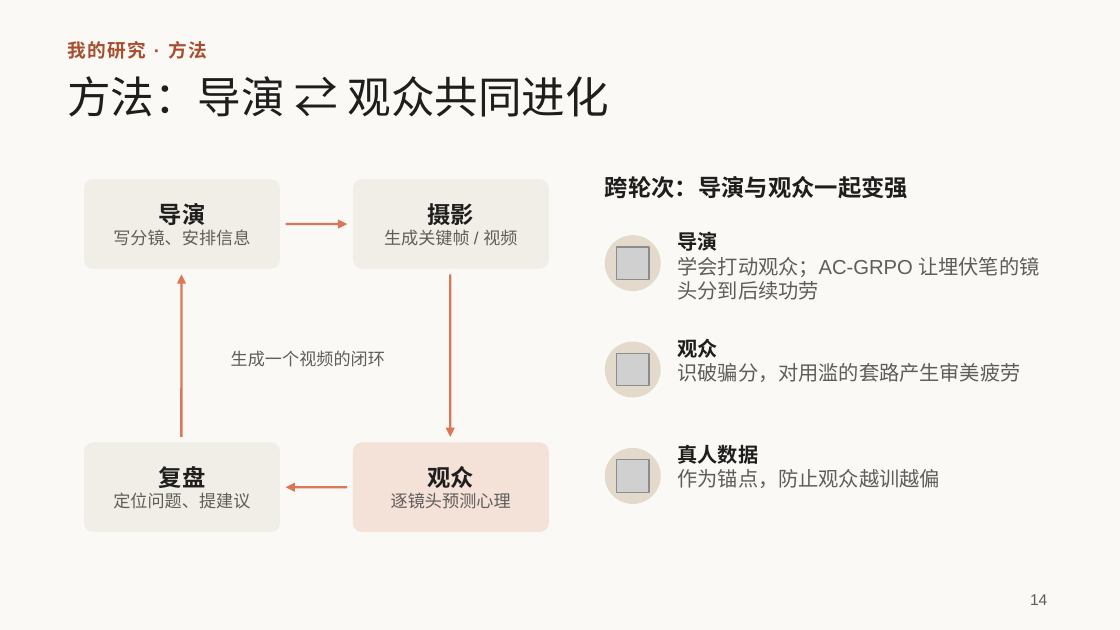
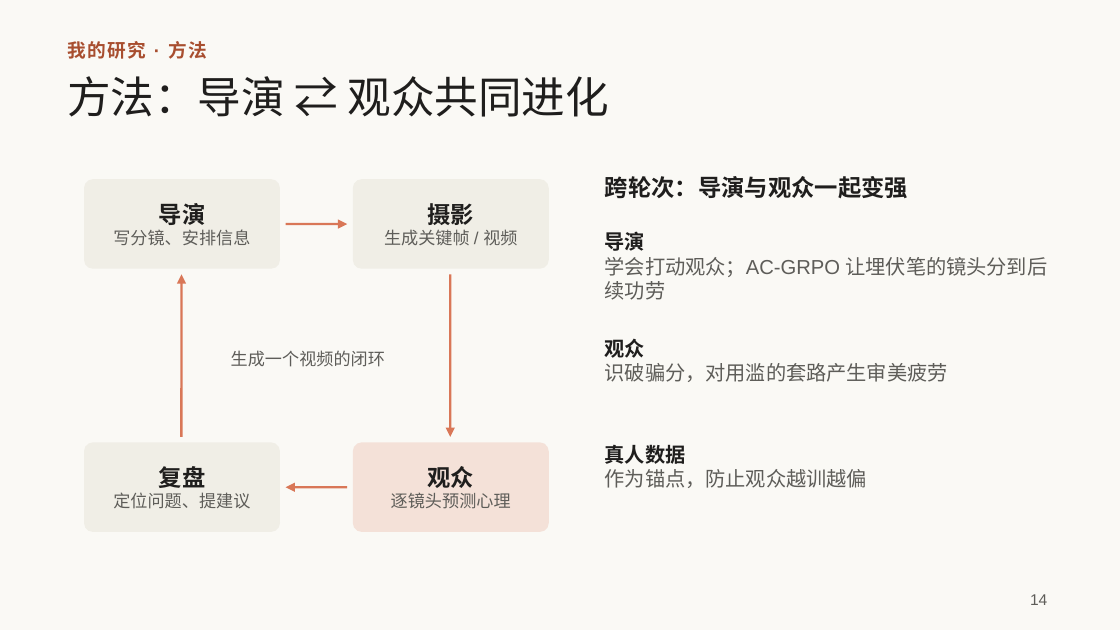
Before and after one commit to irving-2222/ICML, a slide deck: slide 14 of talk/研究分享_从多智能体协作到自进化.pptx. Drawn at 1120x630 pixels with LibreOffice and Linux fonts; fonts in the diff are those of the drawing; grey boxes stand for pictures. Boxes give left, top, right and bottom in pixels: in the first picture for what was removed or moved away, otherwise in the second. Text is boxed around its words. In the diff, an @@ line names an element or a change of style, - is before the commit and + after.

```diff
--- a/talk/研究分享_从多智能体协作到自进化.pptx
+++ b/talk/研究分享_从多智能体协作到自进化.pptx
@@ text "导演" rewrapped from bbox=[678, 231, 1039, 300] to bbox=[605, 231, 1048, 300] @@
@@ ellipse removed at bbox=[605, 235, 661, 291] @@
@@ picture removed at bbox=[616, 248, 648, 280] @@
@@ text "观众": place and size @@
-text "观众" at bbox=[678, 339, 1021, 382]
+text "观众" at bbox=[605, 339, 948, 382]
@@ ellipse removed at bbox=[605, 342, 661, 398] @@
@@ picture removed at bbox=[616, 353, 648, 385] @@
@@ text "真人数据": place and size @@
-text "真人数据" at bbox=[678, 444, 940, 488]
+text "真人数据" at bbox=[605, 444, 867, 488]
@@ ellipse removed at bbox=[605, 448, 661, 504] @@
@@ picture removed at bbox=[616, 460, 648, 493] @@
```
Also in this commit, not shown: 5 other slides changed.
